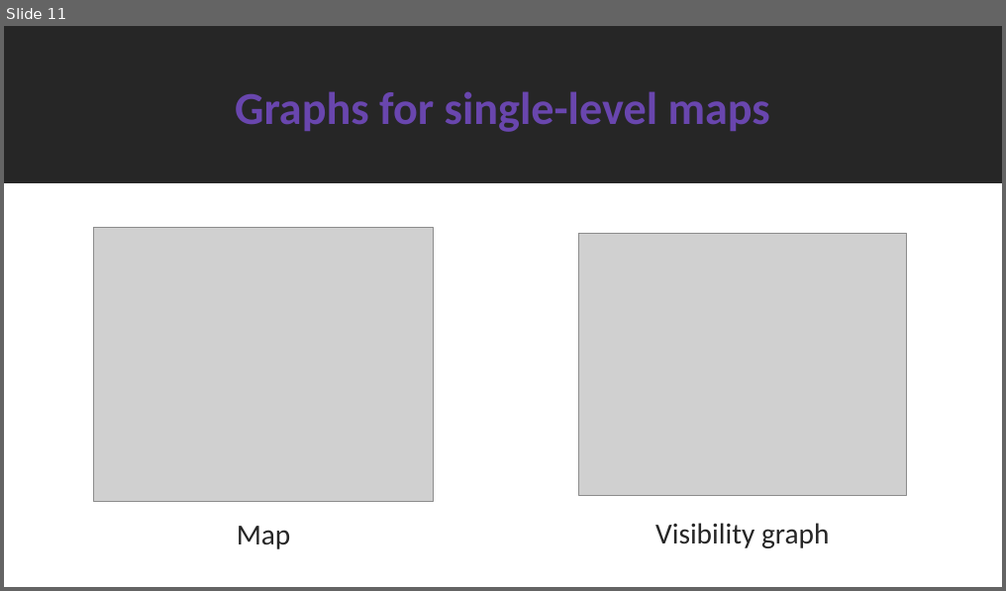
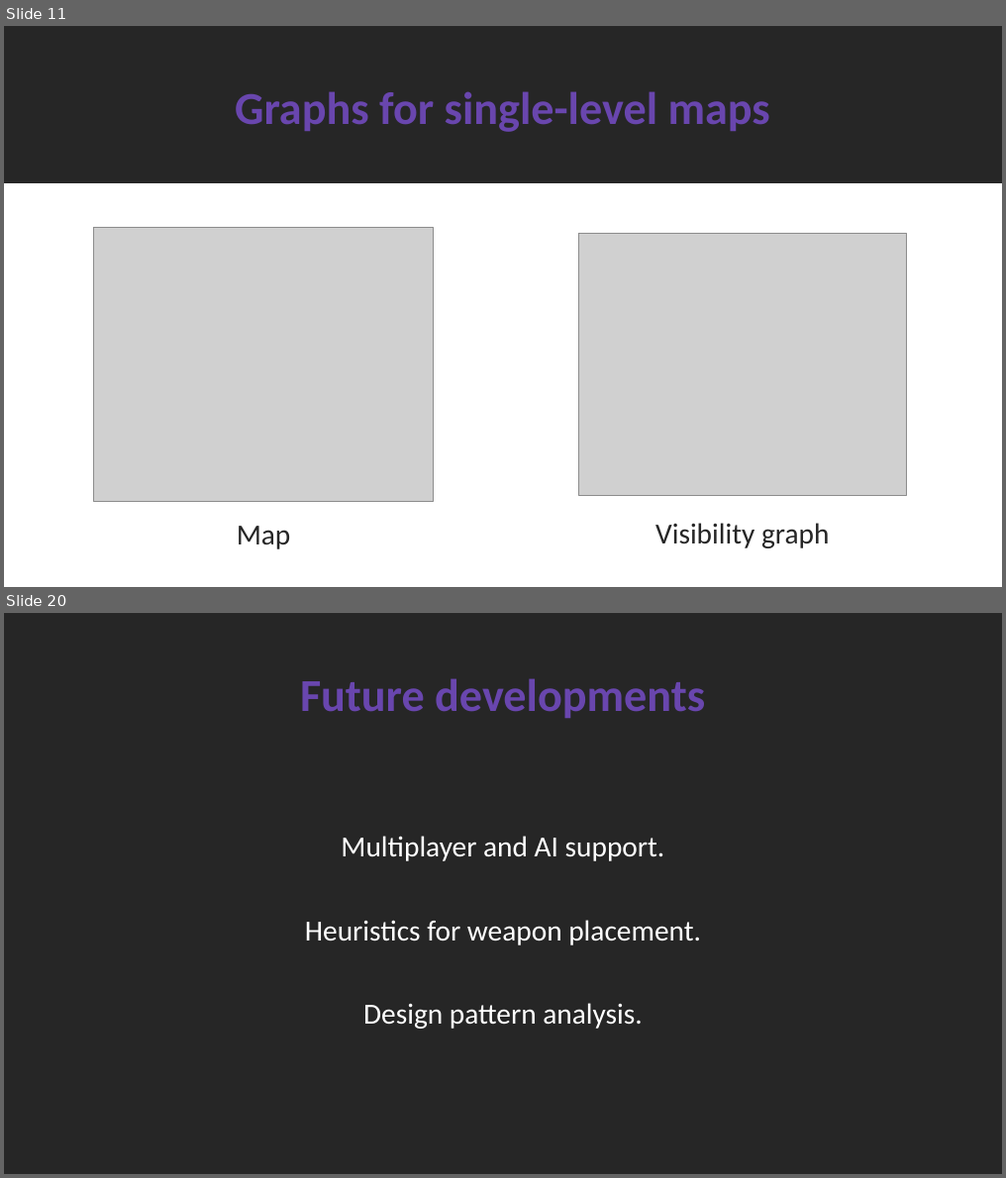
Before and after one commit to SimoDedo/ProjectArena, a slide deck: Presentation/An Online Framework for User-Based Analysis of Maps in First Person Shooters.pptx. Shown one above the other, each under a label of ours: slide 11 before the commit, slides 11 and 20 after it; the slides between them are not shown. The pictures are 1006x591 and 1006x1178 pixels, drawn with LibreOffice and Linux fonts; fonts in the diff are those of the drawing; grey boxes stand for pictures. Boxes give left, top, right and bottom in pixels: in the first picture for what was removed or moved away, otherwise in the second. Text is boxed around its words. In the diff, an @@ line names an element or a change of style, - is before the commit and + after.

```diff
--- a/Presentation/An Online Framework for User-Based Analysis of Maps in First Person Shooters.pptx
+++ b/Presentation/An Online Framework for User-Based Analysis of Maps in First Person Shooters.pptx
@@ slide 20 added at (x1=4, y1=613, x2=1002, y2=1174), background #262626 @@
@@ title added at (x1=300, y1=678, x2=705, y2=718), 44 pt, text #6946AE, bold @@
+Future developments
@@ text added at (x1=305, y1=836, x2=701, y2=1029), 28 pt, text #FFFFFF @@
+Multiplayer and AI support.
+Heuristics for weapon placement.
+Design pattern analysis.
```
Also in this commit, not shown: 5 slides changed, 7 other slides added, 15 other files.
